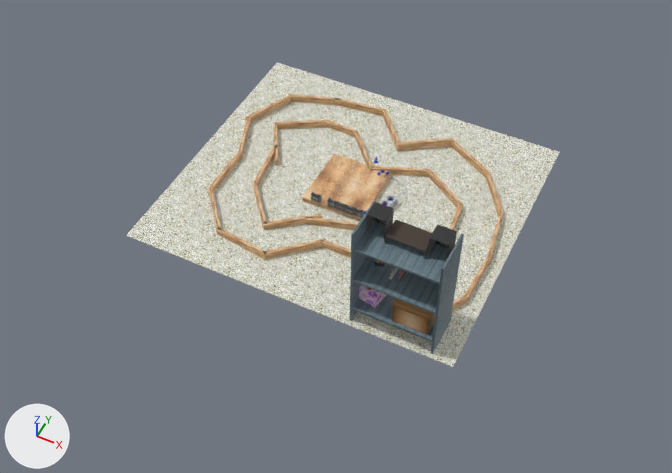
The COLLADA model BasicEngine/BasicEngine/Data/Circuitos/Basico03/CircuitoBasico03Experimen.DAE: old version first, new version second.
Both versions are drawn from a 50 mm lens placed at (1.31, -2.75, 3.08), pointed at (0.09, -0.3, 0.02). The lights are fixed; the arrows at lower left show +X, +Y and +Z. Where no turn or scale is listed for an object, it has been applied to the vertices.

The first picture shows 'Box_Lateral_005', 'Box_Suelo', 'Objeto_Estanteria002'.
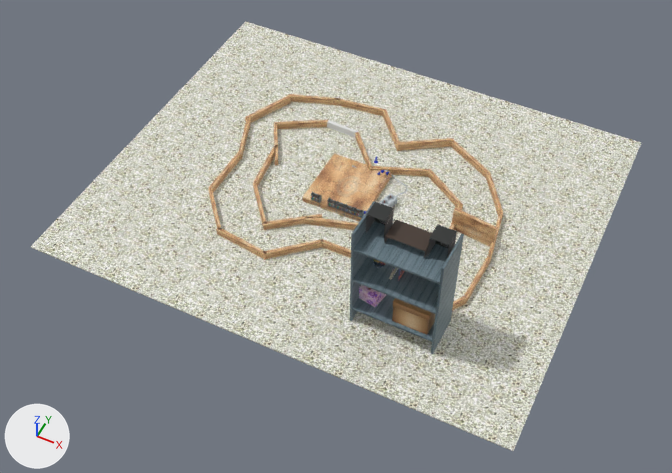
What differs and where, as boxes [x1, y1, x2, y2] in the pictures (672 x 473 px):
'Box_Suelo', rescaled (41% wider, 41% taller): before [126, 62, 560, 367]; after [31, 21, 642, 451]
'Race_End', added (brown): after [452, 207, 498, 247]

Edits to the bpy script that builds the scene:
```text
Add me_race_end:
    me_race_end.from_pydata(...)  # 8 vertices, 12 faces; spans x -0.104..0.104, y -0.023..0.023, z 0.0..0.141
    me_race_end.materials.append(mat_1___default)  # picture img_suelotextura_jpg
Change ob_box_suelo:
    ob_box_suelo.scale: (3.1, 2.75, 0.529) -> (4.44, 3.72, 0.529)
Add ob_race_end:
    ob_race_end = bpy.data.objects.new('Race_End', me_race_end)
    ob_race_end.location = (0.624, -0.029, -0.008)
```
